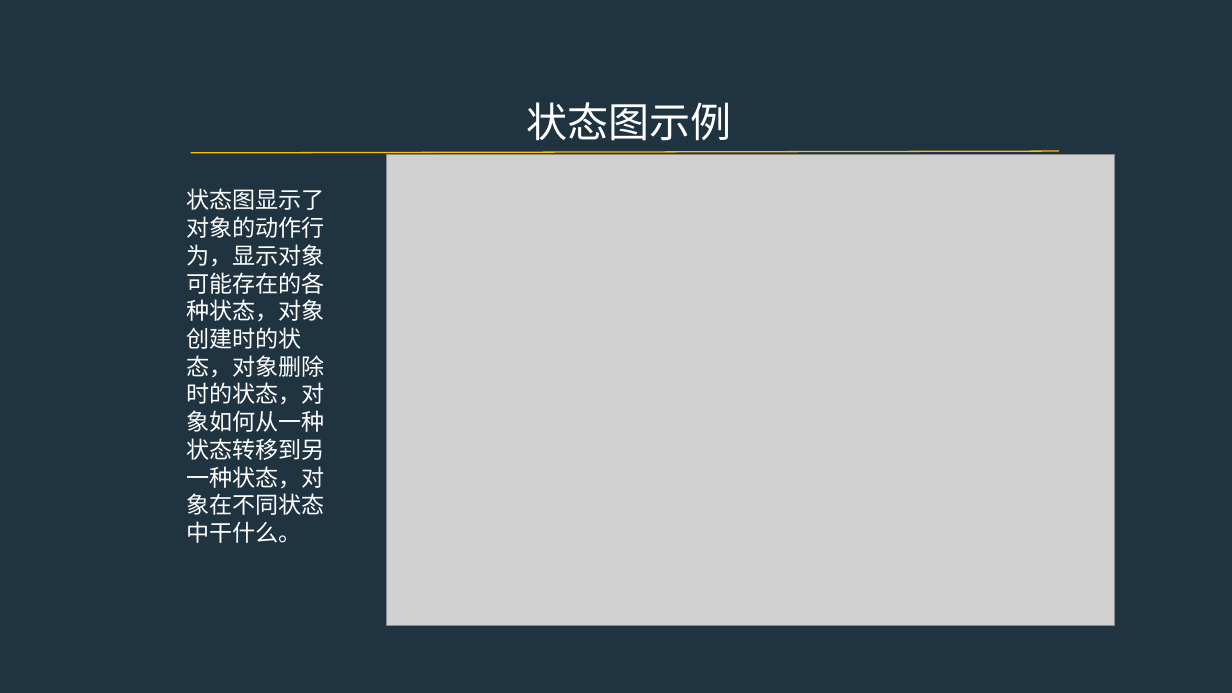
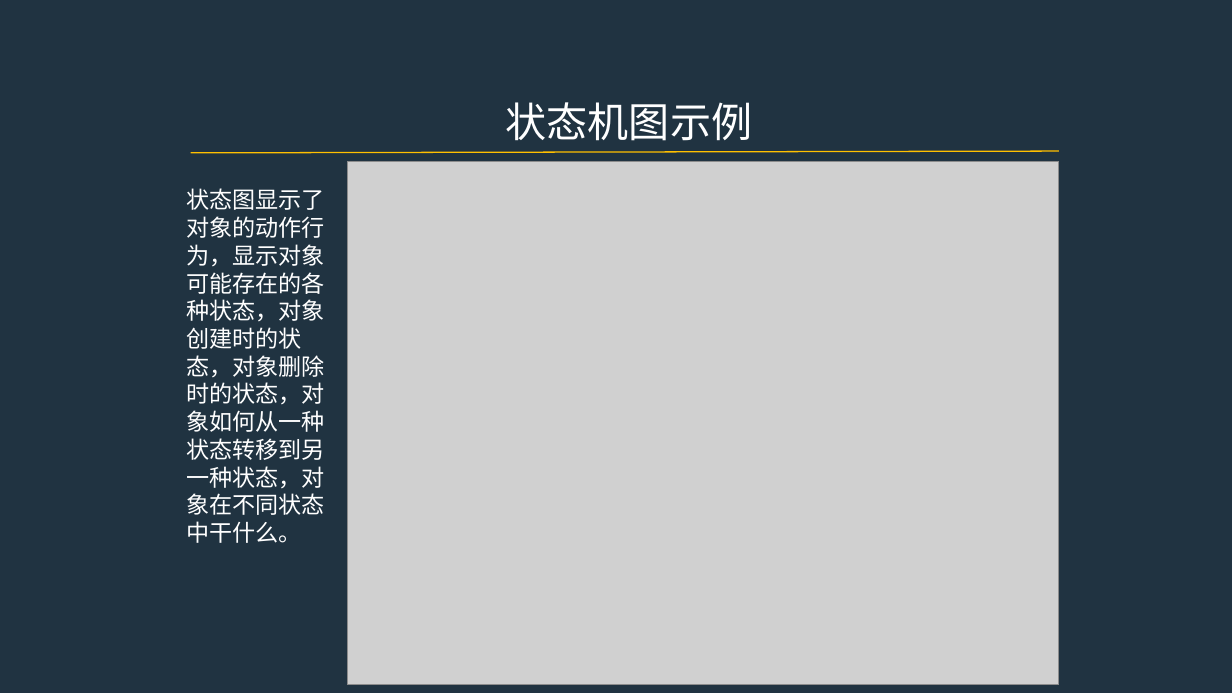
Before and after one commit to PRD2017-G07/G07-teamwork, a slide deck: slide 28 of 0PPT/UML图.pptx (slide 27 before the commit). Drawn at 1232x693 pixels with LibreOffice and Linux fonts; fonts in the diff are those of the drawing; grey boxes stand for pictures. Boxes give left, top, right and bottom in pixels: in the first picture for what was removed or moved away, otherwise in the second. Text is boxed around its words. In the diff, an @@ line names an element or a change of style, - is before the commit and + after.

```diff
--- a/0PPT/UML图.pptx
+++ b/0PPT/UML图.pptx
@@ text at (506, 102, 752, 141): text changed @@
-状态图示例
+状态机图示例
@@ picture: place and size @@
-picture at (386, 155, 1115, 626)
+picture at (348, 162, 1059, 685)
```
Also in this commit, not shown: 15 other slides changed, 3 slides added, 3 slides removed.
